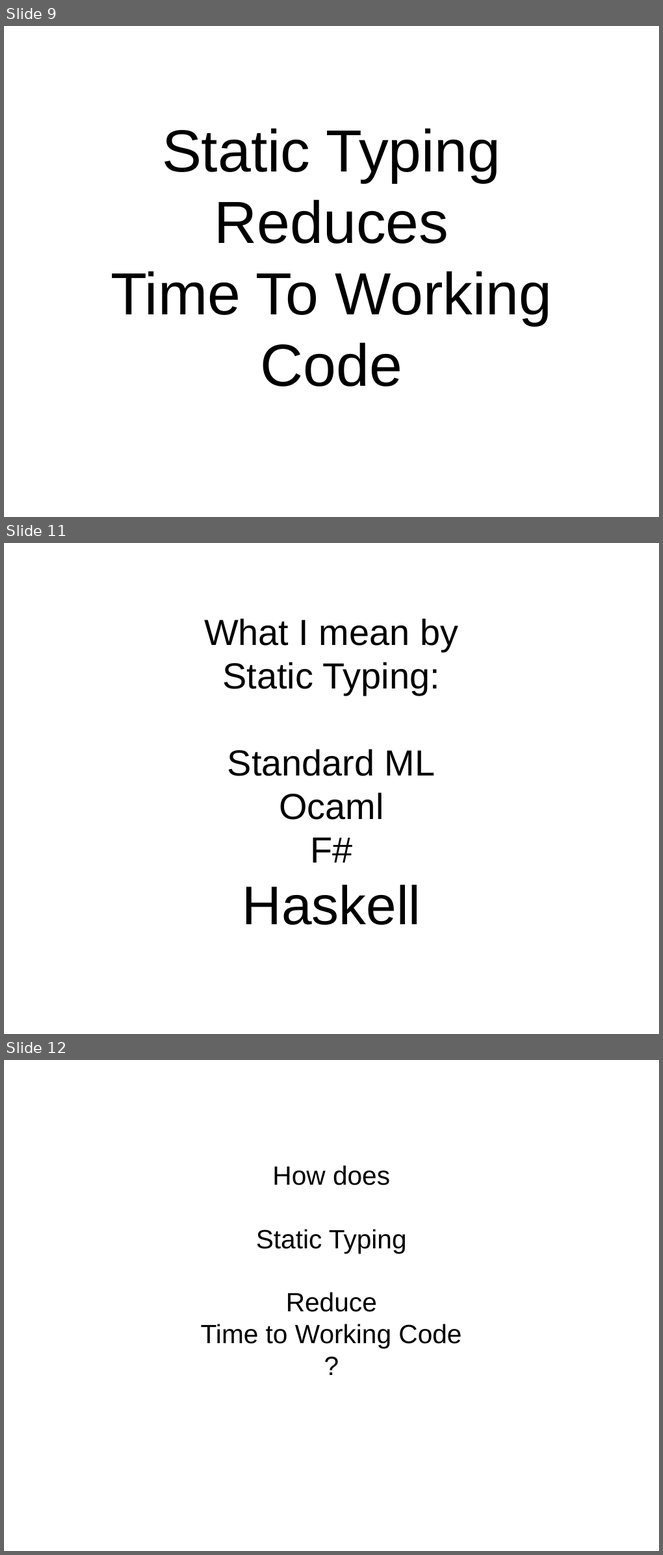
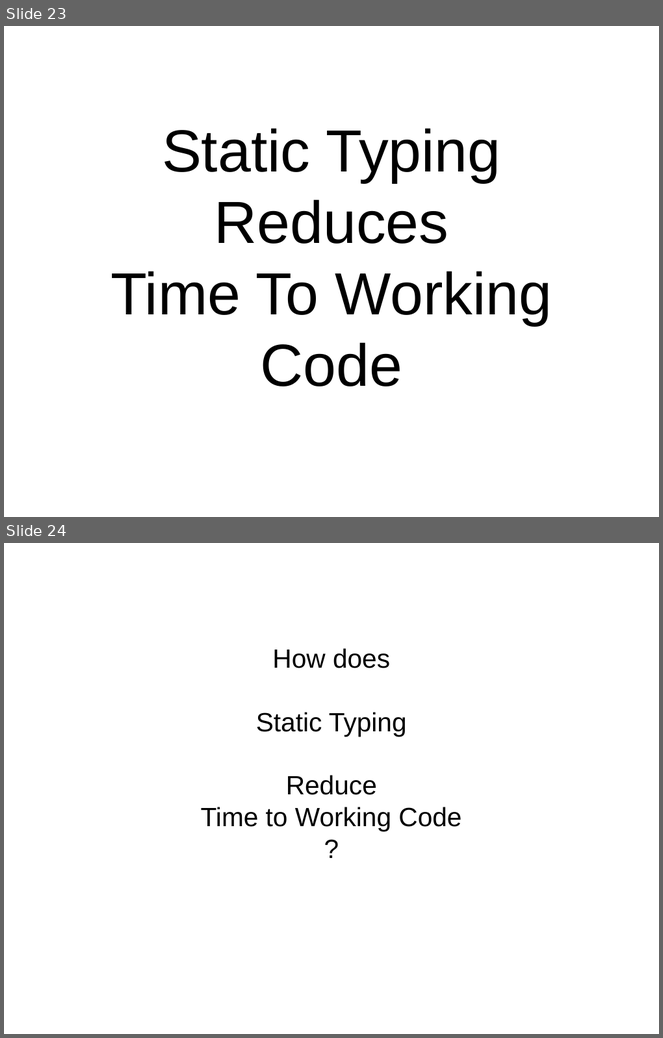
Before and after one commit to bhurt/presentations, a slide deck: statictyping.odp. Shown one above the other, each under a label of ours: slides 9, 11 and 12 before the commit, slides 23 and 24 after it; the slides between them are not shown. The pictures are 663x1555 and 663x1038 pixels, drawn with LibreOffice and Linux fonts; fonts in the diff are those of the drawing. Boxes give left, top, right and bottom in pixels: in the first picture for what was removed or moved away, otherwise in the second. Text is boxed around its words. In the diff, an @@ line names an element or a change of style, - is before the commit and + after.

```diff
--- a/statictyping.odp
+++ b/statictyping.odp
@@ slide 11 removed at [4,543,659,1034], background #FFFFFF @@
@@ subtitle removed at [204,618,458,925] @@
-What I mean by
-Static Typing:
-Standard ML
-Ocaml
-F#
-Haskell
@@ what was slide 9 is now slide 23 @@
@@ what was slide 12 is now slide 24 @@
```
Also in this commit, not shown: 3 slides changed, 17 slides added, 6 other slides removed.
